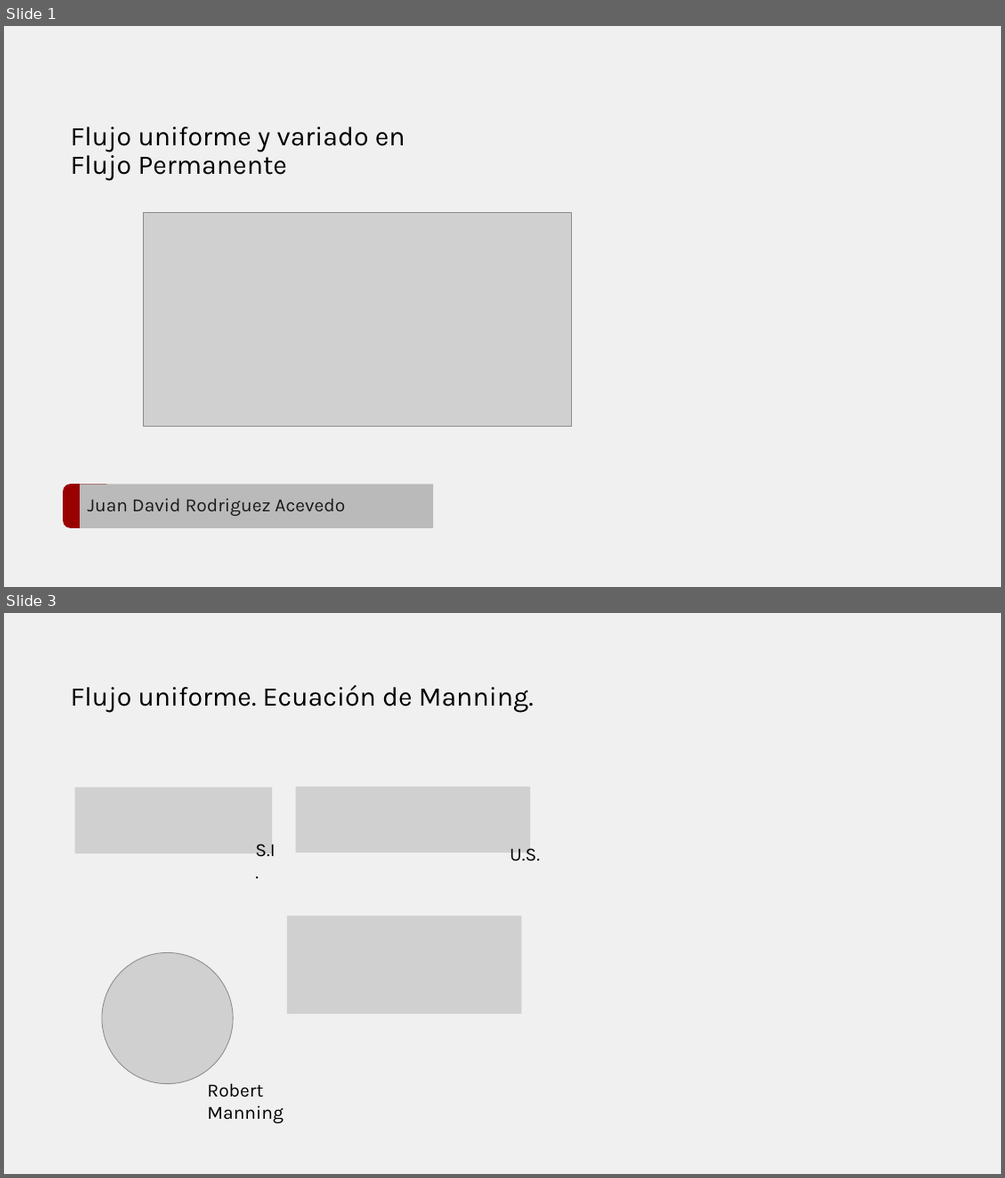
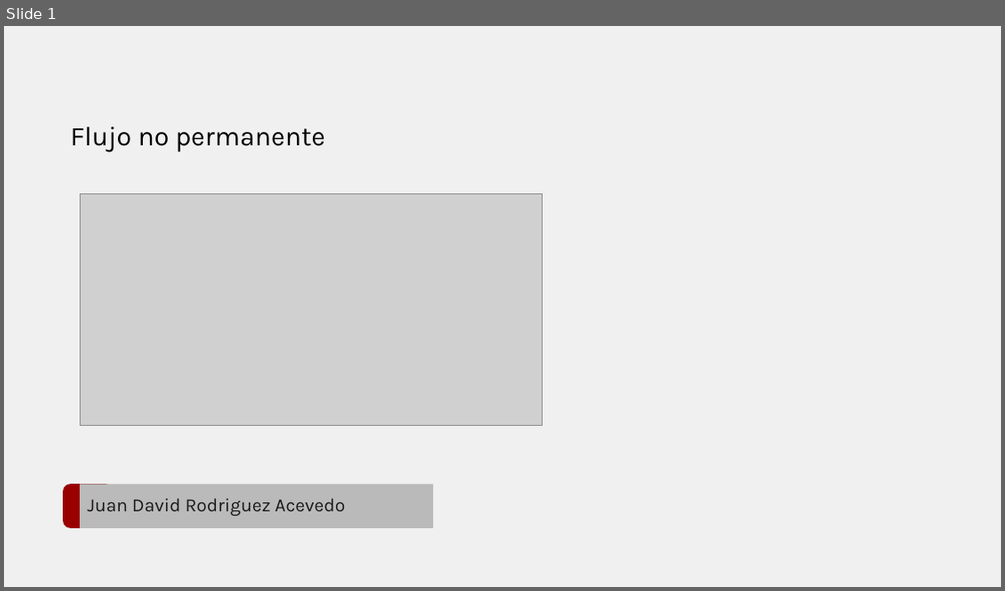
Before and after one commit to juanrodace/J.HRAS, a slide deck: Section01/UnsteadyFlow/HRAS.S1.UF.pptx. Shown one above the other, each under a label of ours: slides 1 and 3 before the commit, slide 1 after it; the slides between them are not shown. The pictures are 1005x1178 and 1005x591 pixels, drawn with LibreOffice and Linux fonts; fonts in the diff are those of the drawing; grey boxes stand for pictures; background and template pictures are left out. Boxes give left, top, right and bottom in pixels: in the first picture for what was removed or moved away, otherwise in the second. Text is boxed around its words. In the diff, an @@ line names an element or a change of style, - is before the commit and + after.

```diff
--- a/Section01/UnsteadyFlow/HRAS.S1.UF.pptx
+++ b/Section01/UnsteadyFlow/HRAS.S1.UF.pptx
@@ slide 3 removed at box(4, 613, 1001, 1174), background #F0F0F0 @@
@@ title removed at box(71, 685, 534, 713) @@
-Flujo uniforme. Ecuación de Manning.
@@ picture removed at box(75, 787, 273, 854) @@
@@ picture removed at box(296, 787, 531, 853) @@
@@ text removed at box(255, 844, 275, 856) @@
-S.I.
@@ text removed at box(510, 848, 540, 861) @@
-U.S.
@@ picture removed at box(287, 916, 522, 1013) @@
@@ picture removed at box(102, 952, 233, 1083) @@
@@ text removed at box(207, 1083, 283, 1123) @@
-Robert Manning
@@ slide 1 changed as well @@
@@ text at box(71, 127, 325, 152): text changed @@
-Flujo uniforme y variado en
-Flujo Permanente
+Flujo no permanente
@@ picture: place and size @@
-picture at box(144, 212, 572, 426)
+picture at box(80, 193, 542, 425)
```
Also in this commit, not shown: 5 slides added, 9 other slides removed, 3 other files.
